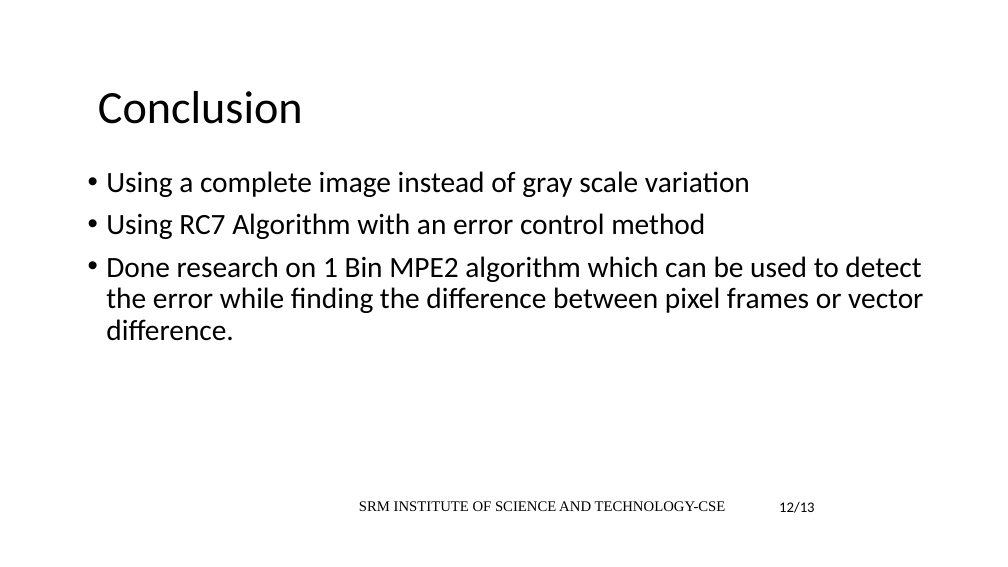
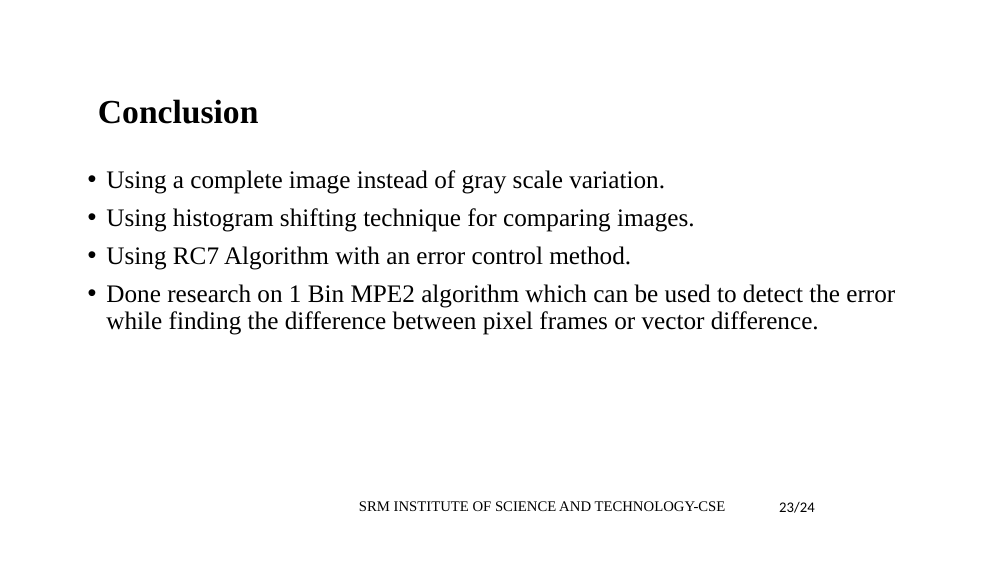
Before and after one commit to akhilmantha/Reverse-Data-Hiding-Using-Histogram-Comparison-And-MPE-Predictors, a slide deck: slide 23 of Research/Presentation/ppt (11) (1).pptx (slide 21 before the commit). Drawn at 1008x567 pixels with LibreOffice and Linux fonts; fonts in the diff are those of the drawing. Boxes give left, top, right and bottom in pixels: in the first picture for what was removed or moved away, otherwise in the second. Text is boxed around its words. In the diff, an @@ line names an element or a change of style, - is before the commit and + after.

```diff
--- a/Research/Presentation/ppt (11) (1).pptx
+++ b/Research/Presentation/ppt (11) (1).pptx
@@ title "Conclusion" at (x1=98, y1=99, x2=258, y2=124): size 44 to 32 pt, font Calibri to Times New Roman, bold on @@
@@ text at (x1=106, y1=170, x2=695, y2=270): text changed; size 28 to 24 pt; font Calibri to Times New Roman @@
-• Using a complete image instead of gray scale variation
-• Using RC7 Algorithm with an error control method
+• Using a complete image instead of gray scale variation.
+• Using histogram shifting technique for comparing images.
+• Using RC7 Algorithm with an error control method.
@@ text at (x1=106, y1=284, x2=895, y2=335): size 28 to 24 pt, font Calibri to Times New Roman in "Done research on 1 Bin MPE2 algorithm ..." @@
@@ text at (x1=779, y1=502, x2=815, y2=513): text changed @@
-12/13
+23/24
```
Also in this commit, not shown: 18 other slides changed, 5 slides added, 3 slides removed.
